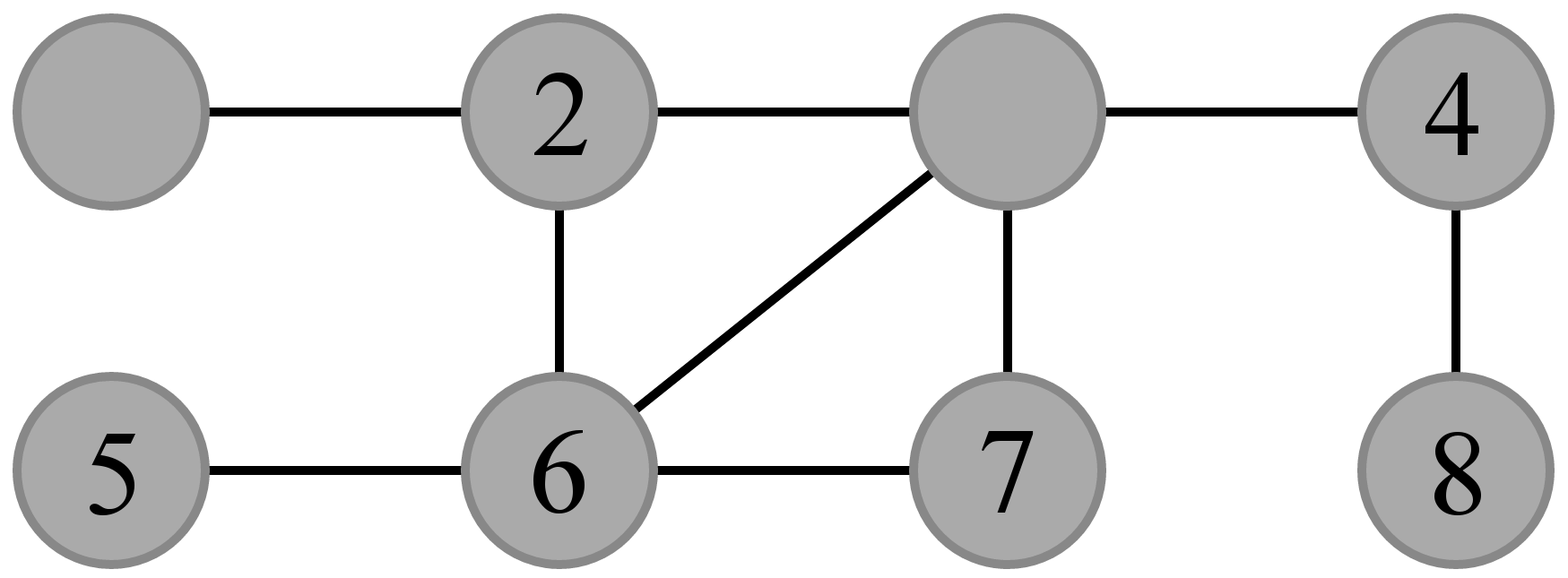
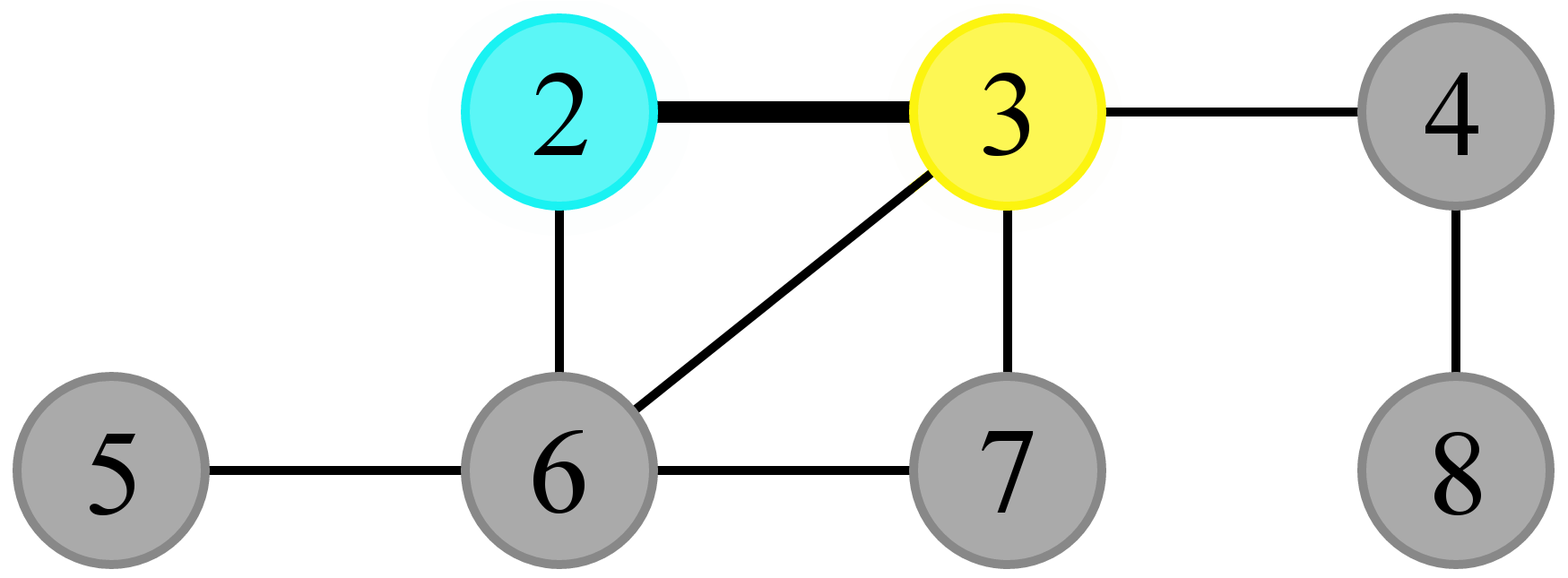
Revision of a layered 1568×578 image; what changed, layer by layer:
showed "3" over [983,72,1030,156]
added layer "Pasted Layer #12" above "Pasted Layer #10" over [12,13,1107,414]
added layer "Pasted Layer #11" above "Pasted Layer #8" over [632,381,665,414]
showed "Pasted Layer #8" over [12,13,1107,414]
